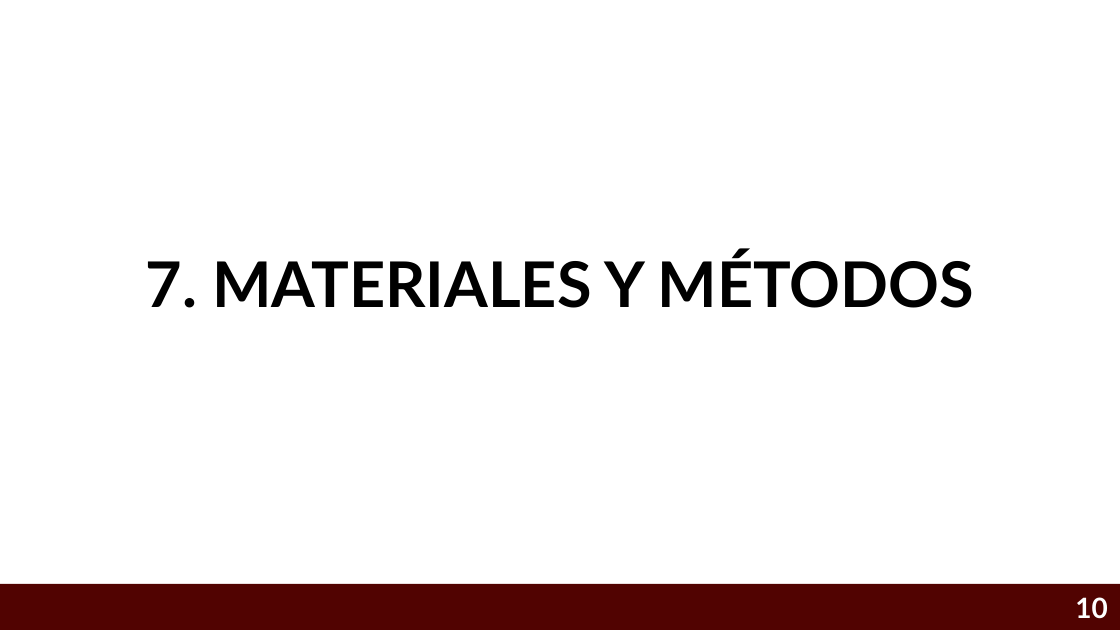
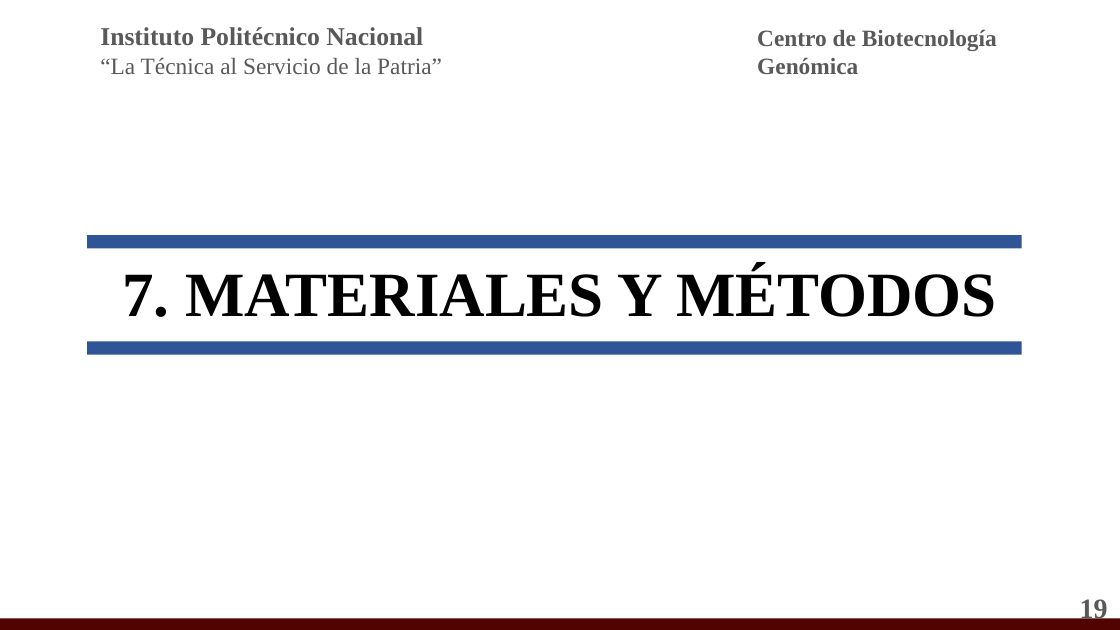
Before and after one commit to Eliud7720/Alzheimer---Anteproyecto, a slide deck: slide 19 of CRIBADO VIRTUAL INTELIGENTE PARA IDENTIFICAR INHIBIDORES MULTI-BLANCO ENFOCADOS AL TRATAMIENTO DE LA .pptx (slide 10 before the commit). Drawn at 1120x630 pixels with LibreOffice and Linux fonts; fonts in the diff are those of the drawing; background and template pictures are left out. Boxes give left, top, right and bottom in pixels: in the first picture for what was removed or moved away, otherwise in the second. Text is boxed around its words. In the diff, an @@ line names an element or a change of style, - is before the commit and + after.

```diff
--- a/CRIBADO VIRTUAL INTELIGENTE PARA IDENTIFICAR INHIBIDORES MULTI-BLANCO ENFOCADOS AL TRATAMIENTO DE LA .pptx
+++ b/CRIBADO VIRTUAL INTELIGENTE PARA IDENTIFICAR INHIBIDORES MULTI-BLANCO ENFOCADOS AL TRATAMIENTO DE LA .pptx
@@ text added at [100, 27, 442, 74], 20 pt, text #595959 @@
+Instituto Politécnico Nacional
+“La Técnica al Servicio de la Patria”
@@ text added at [757, 30, 997, 74], 20 pt, text #595959, bold @@
+Centro de Biotecnología Genómica
@@ title "7. MATERIALES Y MÉTODOS": place and size @@
-title "7. MATERIALES Y MÉTODOS" at [146, 252, 974, 308]
+title "7. MATERIALES Y MÉTODOS" at [122, 267, 997, 317]
@@ title "7. MATERIALES Y MÉTODOS" at [122, 267, 997, 317]: font Lato to Times New Roman @@
@@ rectangle added at [87, 235, 1023, 249], fill #2F5597 @@
@@ rectangle added at [87, 342, 1023, 355], fill #2F5597 @@
@@ page number at [1080, 596, 1108, 623]: text changed; font Lato to Times New Roman; text colour #FFFFFF to #595959 @@
-10
+19
@@ rectangle: place and size @@
-rectangle at [0, 584, 1120, 630]
+rectangle at [0, 618, 1120, 630]
```
Also in this commit, not shown: 19 other slides changed, 13 slides added, 2 slides removed, 2 other files.
